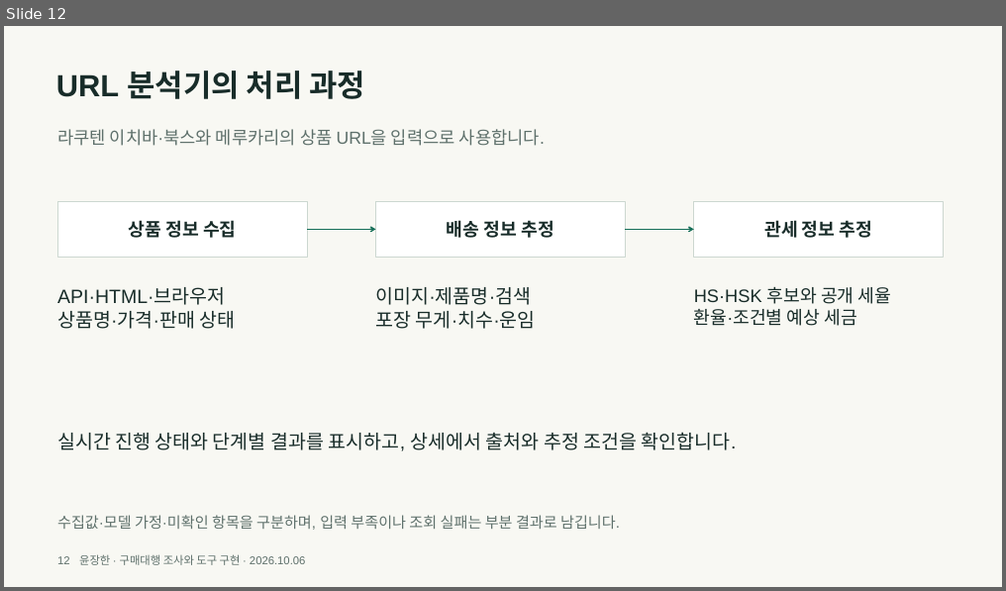
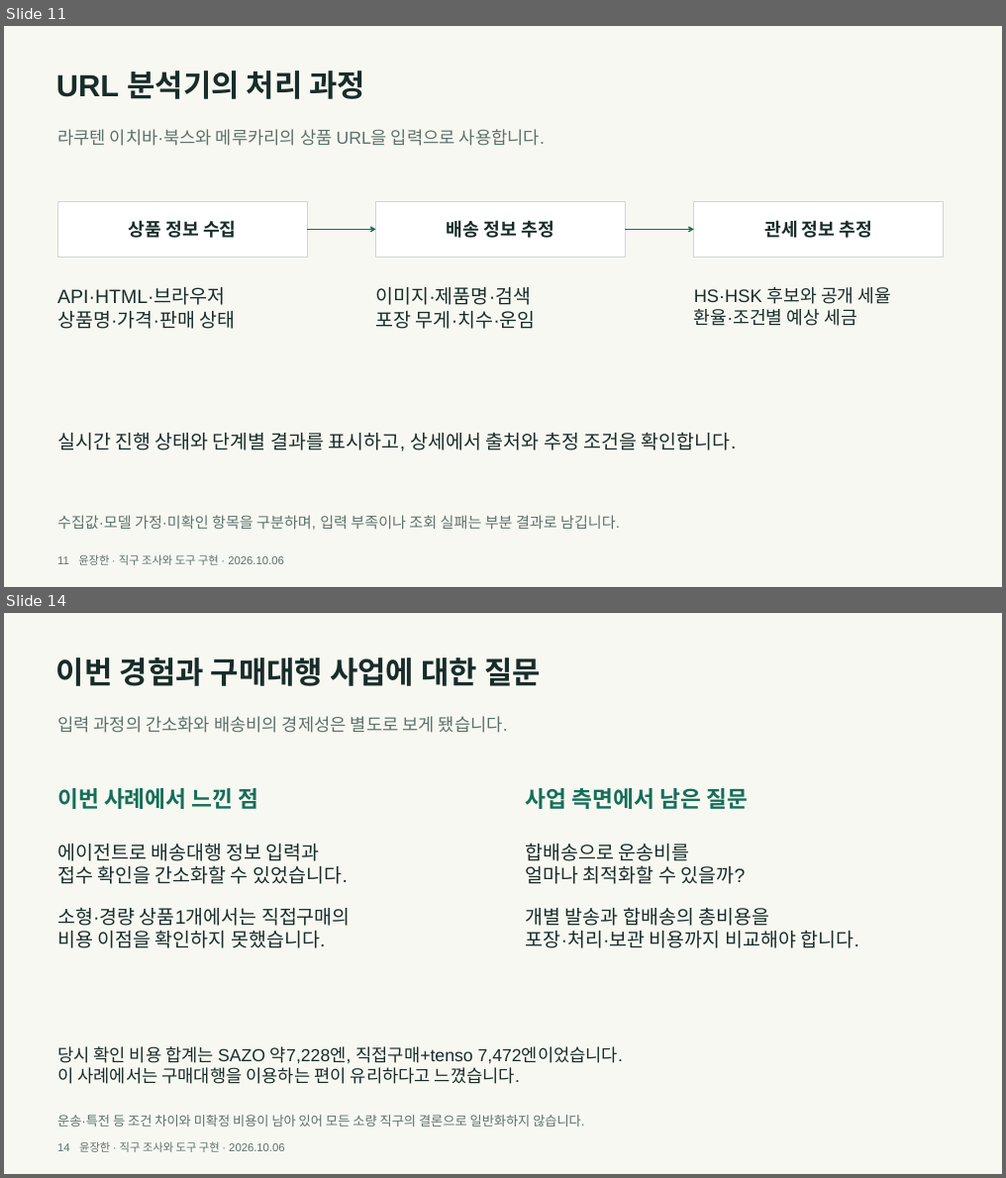
Before and after one commit to y00nZZang/crossborder-purchase-agent, a slide deck: portfolio/crossborder-portfolio.pptx. Shown one above the other, each under a label of ours: slide 12 before the commit, slides 11 and 14 after it; the slides between them are not shown. The pictures are 1006x591 and 1006x1178 pixels, drawn with LibreOffice and Linux fonts; fonts in the diff are those of the drawing. Boxes give left, top, right and bottom in pixels: in the first picture for what was removed or moved away, otherwise in the second. Text is boxed around its words. In the diff, an @@ line names an element or a change of style, - is before the commit and + after.

```diff
--- a/portfolio/crossborder-portfolio.pptx
+++ b/portfolio/crossborder-portfolio.pptx
@@ slide 14 added at [4, 613, 1002, 1174], background #F8F8F3 @@
@@ text added at [56, 658, 541, 686], 36.8 pt, text #182C29, bold @@
+이번 경험과 구매대행 사업에 대한 질문
@@ text added at [57, 716, 508, 733], 21 pt, text #5E706B @@
+입력 과정의 간소화와 배송비의 경제성은 별도로 보게 됐습니다.
@@ text added at [57, 788, 259, 809], 27 pt, text #156E58, bold @@
+이번 사례에서 느낀 점
@@ text added at [526, 788, 747, 809], 27 pt, text #156E58, bold @@
+사업 측면에서 남은 질문
@@ text added at [57, 844, 350, 949], 23.2 pt, text #182C29 @@
+에이전트로 배송대행 정보 입력과
+접수 확인을 간소화할 수 있었습니다.
+소형·경량 상품1개에서는 직접구매의
+비용 이점을 확인하지 못했습니다.
@@ text added at [526, 843, 859, 949], 23.2 pt, text #182C29 @@
+합배송으로 운송비를
+얼마나 최적화할 수 있을까?
+개별 발송과 합배송의 총비용을
+포장·처리·보관 비용까지 비교해야 합니다.
@@ text added at [57, 1047, 623, 1084], 21 pt, text #182C29 @@
+당시 확인 비용 합계는 SAZO 약7,228엔, 직접구매+tenso 7,472엔이었습니다.
+이 사례에서는 구매대행을 이용하는 편이 유리하다고 느꼈습니다.
@@ text added at [57, 1115, 584, 1127], 15.8 pt, text #5E706B @@
+운송·특전 등 조건 차이와 미확정 비용이 남아 있어 모든 소량 직구의 결론으로 일반화하지 않습니다.
@@ text added at [57, 1142, 284, 1153], 13.5 pt, text #5E706B @@
+14 윤장한 · 직구 조사와 도구 구현 · 2026.10.06
@@ what was slide 12 is now slide 11 @@
@@ slide 11 changed as well @@
@@ text at [57, 555, 283, 566]: text changed @@
-12 윤장한 · 구매대행 조사와 도구 구현 · 2026.10.06
+11 윤장한 · 직구 조사와 도구 구현 · 2026.10.06
```
Also in this commit, not shown: 12 other slides changed, 1 other slide added, 2 slides removed, 9 other files.
